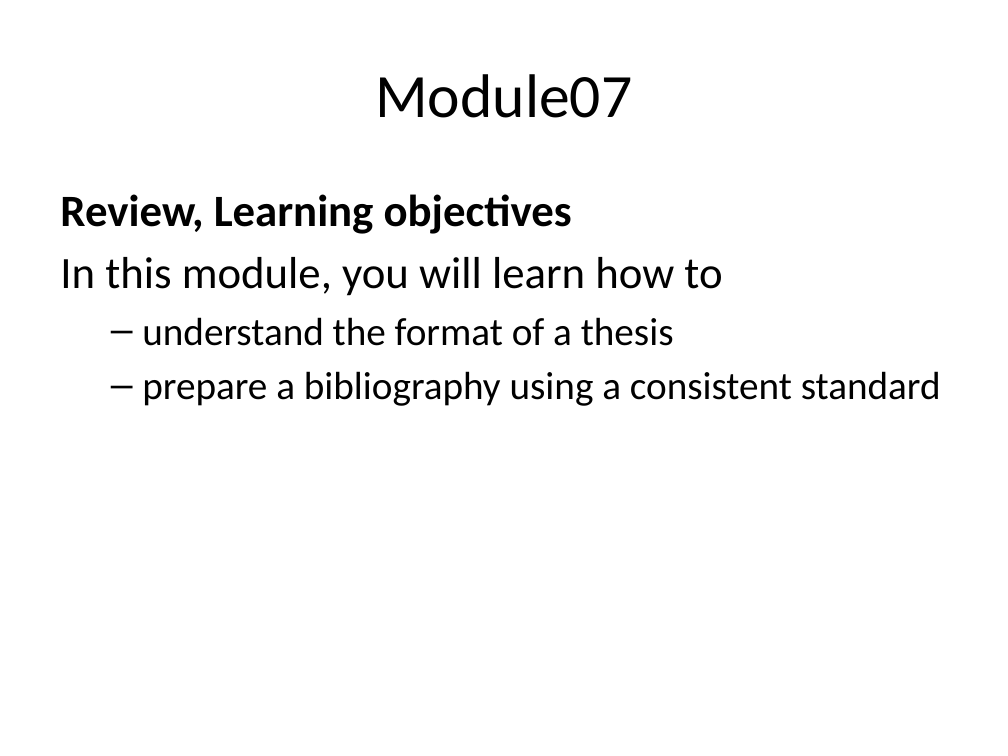
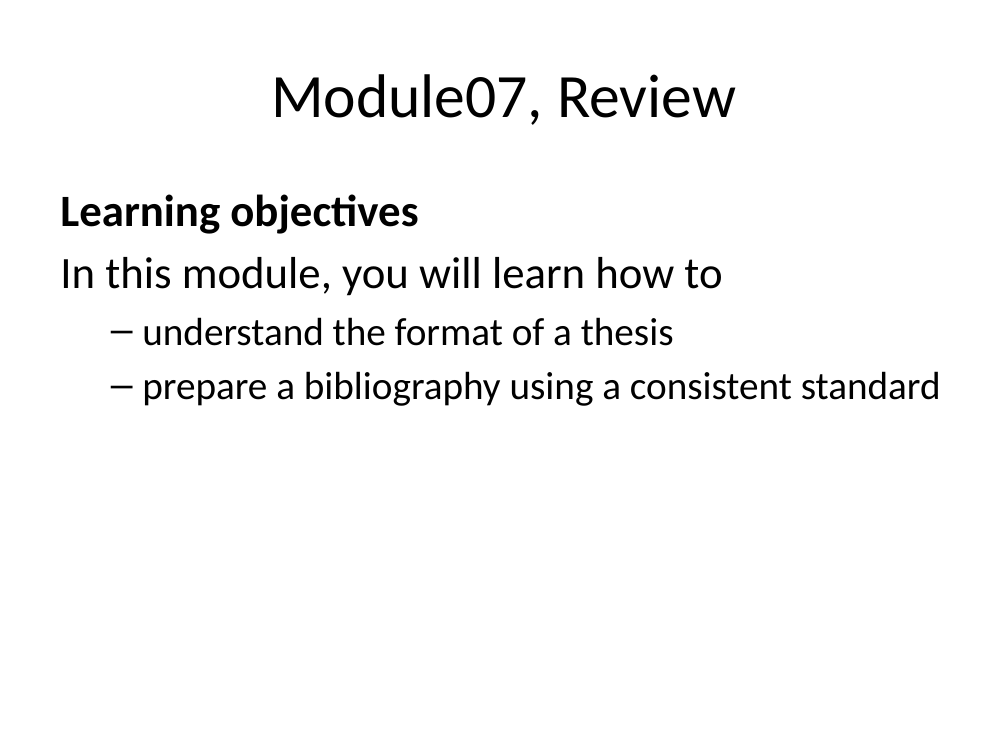
Before and after one commit to pmean/classes, a slide deck: slide 8 of clinical-research-methodology/modules/5510-99-objectives.pptx. Drawn at 1008x756 pixels with LibreOffice and Linux fonts; fonts in the diff are those of the drawing. Boxes give left, top, right and bottom in pixels: in the first picture for what was removed or moved away, otherwise in the second. Text is boxed around its words. In the diff, an @@ line names an element or a change of style, - is before the commit and + after.

```diff
--- a/clinical-research-methodology/modules/5510-99-objectives.pptx
+++ b/clinical-research-methodology/modules/5510-99-objectives.pptx
@@ title at (x1=271, y1=74, x2=736, y2=125): text changed @@
-Module07
+Module07, Review
@@ text at (x1=60, y1=194, x2=418, y2=234): text changed @@
-Review, Learning objectives
+Learning objectives
```
Also in this commit, not shown: 8 other slides changed, 25 other files.
